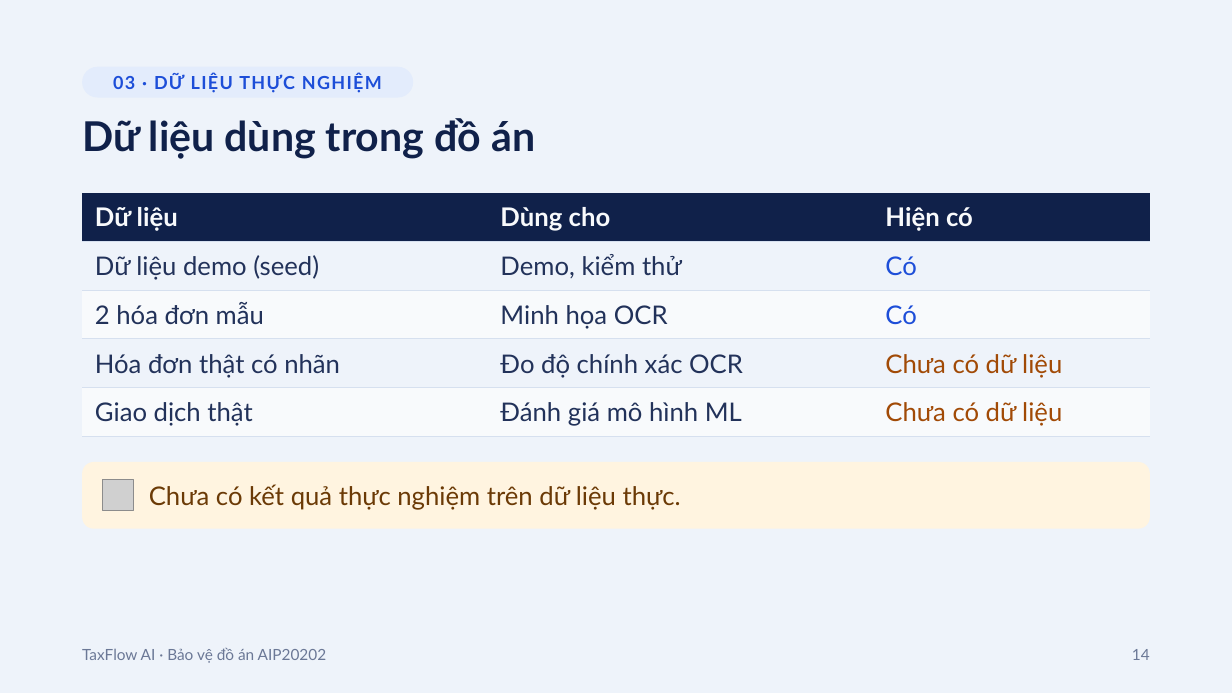
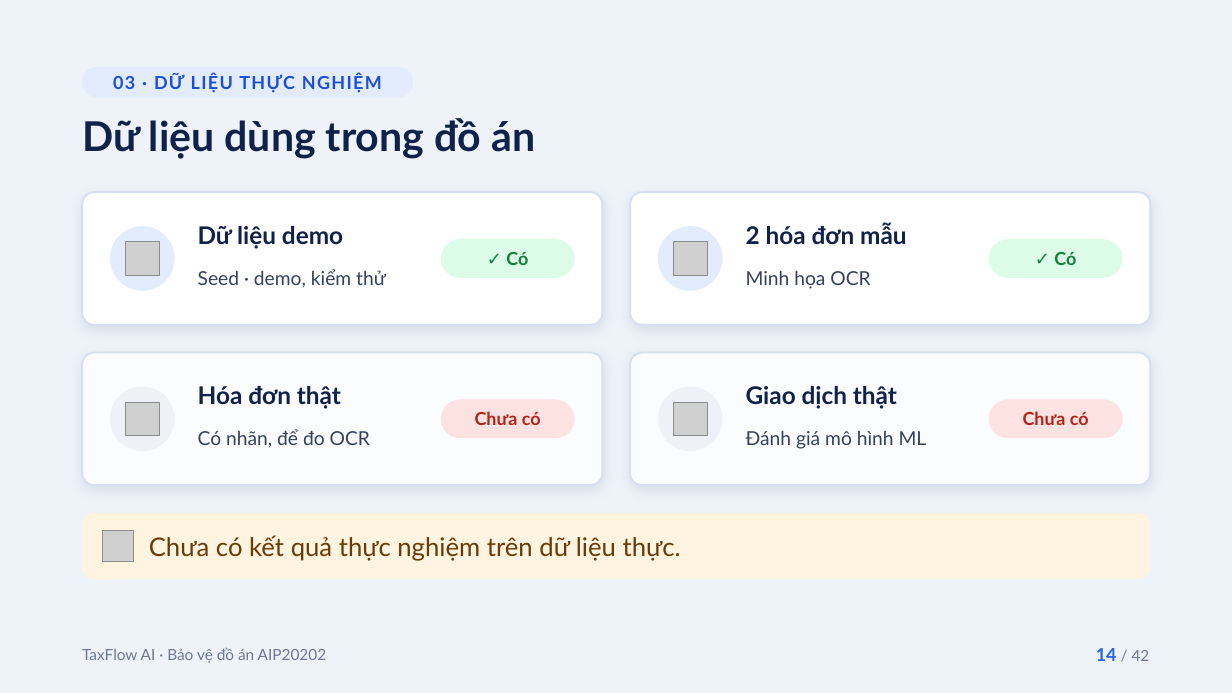
Before and after one commit to truongxuananh/taxflow-ai, a slide deck: slide 14 of TaxFlow-AI-Bao-ve-do-an.pptx. Drawn at 1232x693 pixels with LibreOffice and Linux fonts; fonts in the diff are those of the drawing; grey boxes stand for pictures. Boxes give left, top, right and bottom in pixels: in the first picture for what was removed or moved away, otherwise in the second. Text is boxed around its words. In the diff, an @@ line names an element or a change of style, - is before the commit and + after.

```diff
--- a/TaxFlow-AI-Bao-ve-do-an.pptx
+++ b/TaxFlow-AI-Bao-ve-do-an.pptx
@@ table removed at [82,192,1151,430], 5 rows, 3 columns @@
-Dữ liệu | Dùng cho | Hiện có
-Dữ liệu demo (seed) | Demo, kiểm thử | Có
-2 hóa đơn mẫu | Minh họa OCR | Có
-Hóa đơn thật có nhãn | Đo độ chính xác OCR | Chưa có dữ liệu
-Giao dịch thật | Đánh giá mô hình ML | Chưa có dữ liệu
@@ rounded rectangle added at [82,192,603,325], fill #FFFFFF, outline #D6E0EF 1.5 pt @@
@@ rounded rectangle added at [630,192,1151,325], fill #FFFFFF, outline #D6E0EF 1.5 pt @@
@@ ellipse added at [110,226,175,291], fill #E3ECFC @@
@@ text added at [198,226,343,249], 19 pt, text #10214A, bold @@
+Dữ liệu demo
@@ rounded rectangle added at [441,239,575,278], fill #DCFCE7 @@
@@ ellipse added at [658,226,723,291], fill #E3ECFC @@
@@ text added at [746,222,906,244], 19 pt, text #10214A, bold @@
+2 hóa đơn mẫu
@@ rounded rectangle added at [989,239,1123,278], fill #DCFCE7 @@
@@ picture added at [126,242,159,275] @@
@@ text added at [198,269,386,288], 15 pt, text #33415F @@
+Seed · demo, kiểm thử
@@ text added at [506,252,528,265], 14 pt, text #15803D, bold @@
+✓ Có
@@ picture added at [674,242,707,275] @@
@@ text added at [1054,252,1076,265], 14 pt, text #15803D, bold @@
+✓ Có
@@ text added at [746,271,870,289], 15 pt, text #33415F @@
+Minh họa OCR
@@ rounded rectangle added at [82,352,603,485], fill #FBFCFE, outline #D6E0EF 1.5 pt @@
@@ rounded rectangle added at [630,352,1151,485], fill #FBFCFE, outline #D6E0EF 1.5 pt @@
@@ ellipse added at [110,386,175,451], fill #EEF2F7 @@
@@ text added at [198,386,341,409], 19 pt, text #10214A, bold @@
+Hóa đơn thật
@@ ellipse added at [658,386,723,451], fill #EEF2F7 @@
@@ text added at [746,386,897,409], 19 pt, text #10214A, bold @@
+Giao dịch thật
@@ picture added at [126,402,159,435] @@
@@ rounded rectangle added at [441,399,575,438], fill #FDE2E2 @@
@@ text added at [475,411,541,425], 14 pt, text #B42318, bold @@
+Chưa có
@@ picture added at [674,402,707,435] @@
@@ rounded rectangle added at [989,399,1123,438], fill #FDE2E2 @@
@@ text added at [1023,411,1089,425], 14 pt, text #B42318, bold @@
+Chưa có
@@ text added at [198,429,370,448], 15 pt, text #33415F @@
+Có nhãn, để đo OCR
@@ text added at [746,431,927,449], 15 pt, text #33415F @@
+Đánh giá mô hình ML
@@ 1 picture, 1 text, 1 rounded rectangle: place and size @@
-1 picture, 1 text, 1 rounded rectangle at [82,462,1151,529]
+1 picture, 1 text, 1 rounded rectangle at [82,513,1151,579]
@@ page number at [1096,648,1150,661]: text changed @@
-14
+14 / 42
```
Also in this commit, not shown: 20 other slides changed.
